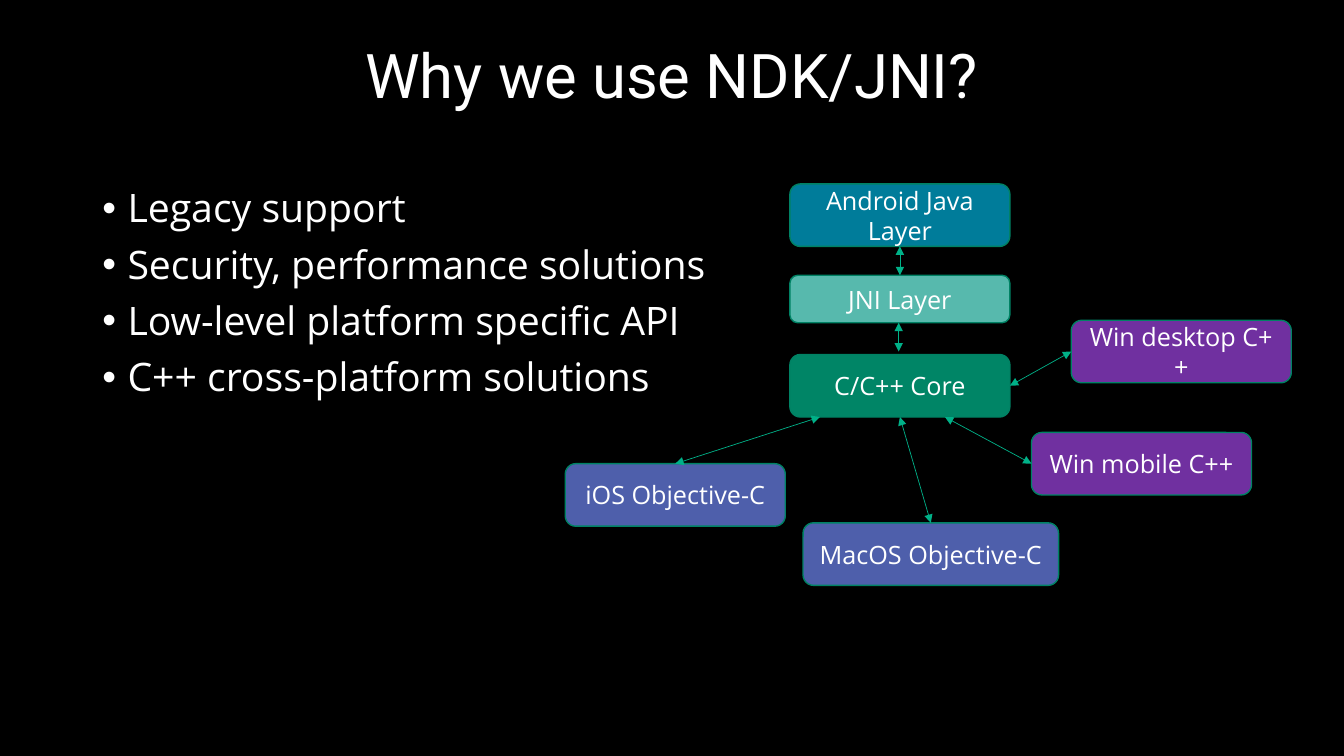
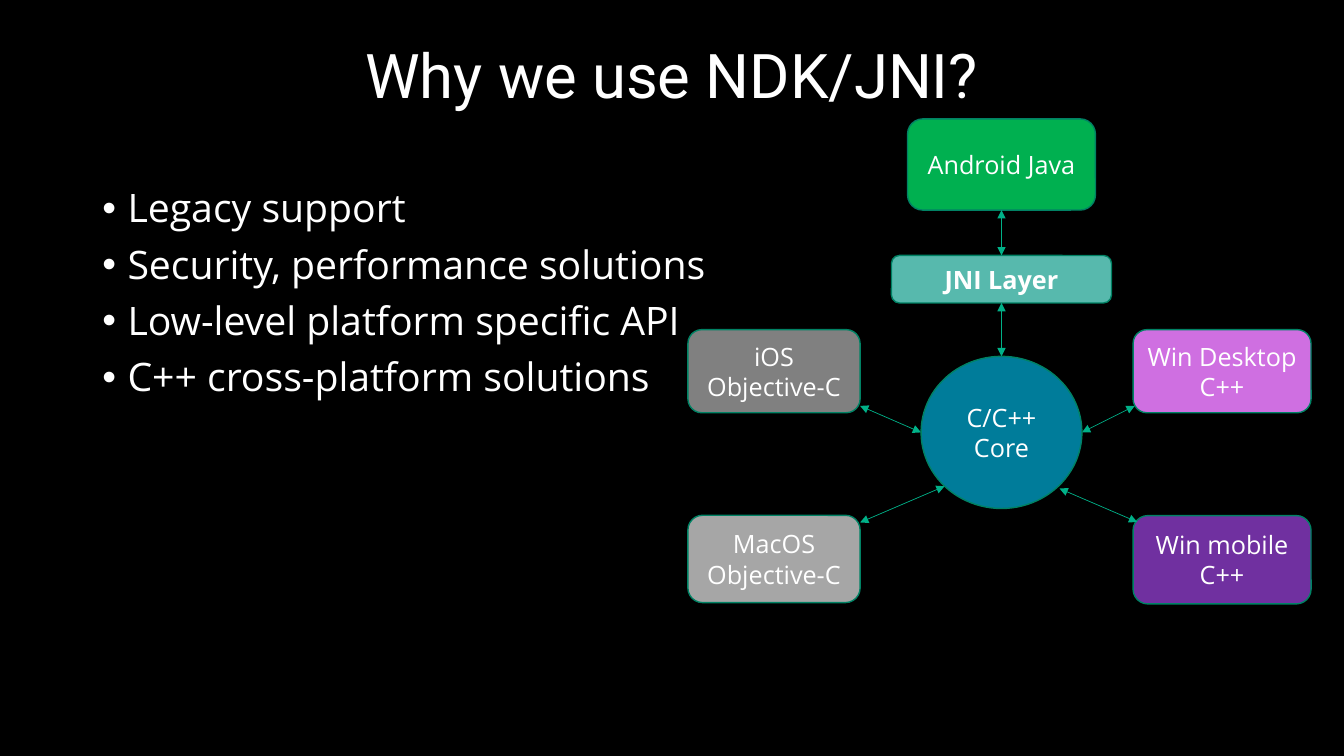
Before and after one commit to 9majka/NDK_presentation, a slide deck: slide 4 of NDK_SoftServeTheme.pptx. Drawn at 1344x756 pixels with LibreOffice and Linux fonts; fonts in the diff are those of the drawing; background and template pictures are left out. Boxes give left, top, right and bottom in pixels: in the first picture for what was removed or moved away, otherwise in the second. Text is boxed around its words. In the diff, an @@ line names an element or a change of style, - is before the commit and + after.

```diff
--- a/NDK_SoftServeTheme.pptx
+++ b/NDK_SoftServeTheme.pptx
@@ rounded rectangle "Android Java": place and size @@
-rounded rectangle "Android Java" at [790,184,1010,246]
+rounded rectangle "Android Java" at [907,119,1095,210]
@@ rounded rectangle "Android Java" at [907,119,1095,210]: fill #007D9B to #00B050 @@
@@ text in rounded rectangle at [928,155,1075,179]: text changed @@
-Android Java Layer
+Android Java
@@ double arrow moved from (900, 247) - (900, 275) to (1002, 210) - (1002, 255) @@
@@ rounded rectangle "JNI Layer": place and size @@
-rounded rectangle "JNI Layer" at [790,275,1010,323]
+rounded rectangle "JNI Layer" at [891,255,1111,302]
@@ rounded rectangle "JNI Layer" at [891,255,1111,302]: bold on @@
@@ double arrow moved from (899, 323) - (899, 352) to (1002, 303) - (1002, 357) @@
@@ rounded rectangle "iOS Objective-C": place and size @@
-rounded rectangle "iOS Objective-C" at [566,464,785,526]
+rounded rectangle "iOS Objective-C" at [688,330,860,412]
@@ rounded rectangle "iOS Objective-C" at [688,330,860,412]: fill #4E5FAB to #808080 @@
@@ ellipse "C/C++": place and size @@
-ellipse "C/C++" at [790,355,1010,417]
+ellipse "C/C++" at [922,357,1083,509]
@@ ellipse "C/C++" at [922,357,1083,509]: rounded rectangle to ellipse; fill #008566 to #007D9B @@
@@ rounded rectangle "Win Desktop C++": place and size @@
-rounded rectangle "Win Desktop C++" at [1072,321,1292,383]
+rounded rectangle "Win Desktop C++" at [1133,330,1312,412]
@@ rounded rectangle "Win Desktop C++" at [1133,330,1312,412]: fill #7030A0 to #CF6FE1 @@
@@ text in rounded rectangle at [1148,347,1296,396]: text changed @@
-Win desktop C++
+Win Desktop C++
@@ double arrow moved from (820, 417) - (676, 464) to (922, 433) - (860, 406) @@
@@ text in ellipse at [967,408,1037,458]: text changed @@
-C/C++ Core
+C/C++
+Core
@@ double arrow moved from (1010, 386) - (1072, 352) to (1082, 433) - (1135, 406) @@
@@ double arrow moved from (900, 417) - (931, 523) to (945, 486) - (860, 522) @@
@@ double arrow moved from (946, 417) - (1031, 464) to (1060, 489) - (1137, 522) @@
@@ rounded rectangle "MacOS Objective-C": place and size @@
-rounded rectangle "MacOS Objective-C" at [804,523,1059,586]
+rounded rectangle "MacOS Objective-C" at [688,515,860,603]
@@ rounded rectangle "MacOS Objective-C" at [688,515,860,603]: fill #4E5FAB to #A6A6A6 @@
@@ rounded rectangle "Win mobile C++": place and size @@
-rounded rectangle "Win mobile C++" at [1031,433,1251,495]
+rounded rectangle "Win mobile C++" at [1133,516,1312,605]
```
Also in this commit, not shown: 8 other slides changed, 1 slide added, 5 other files.
